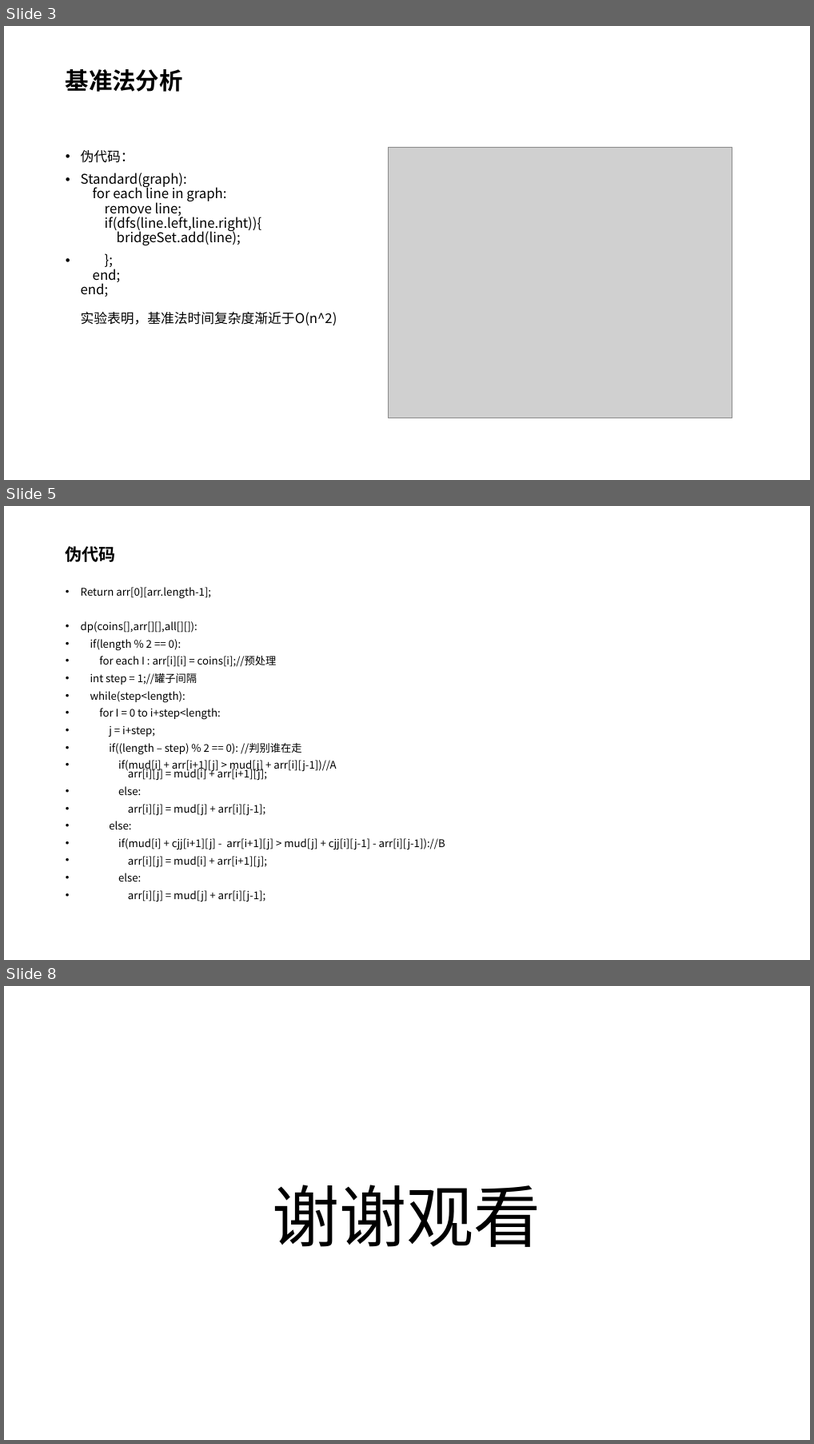
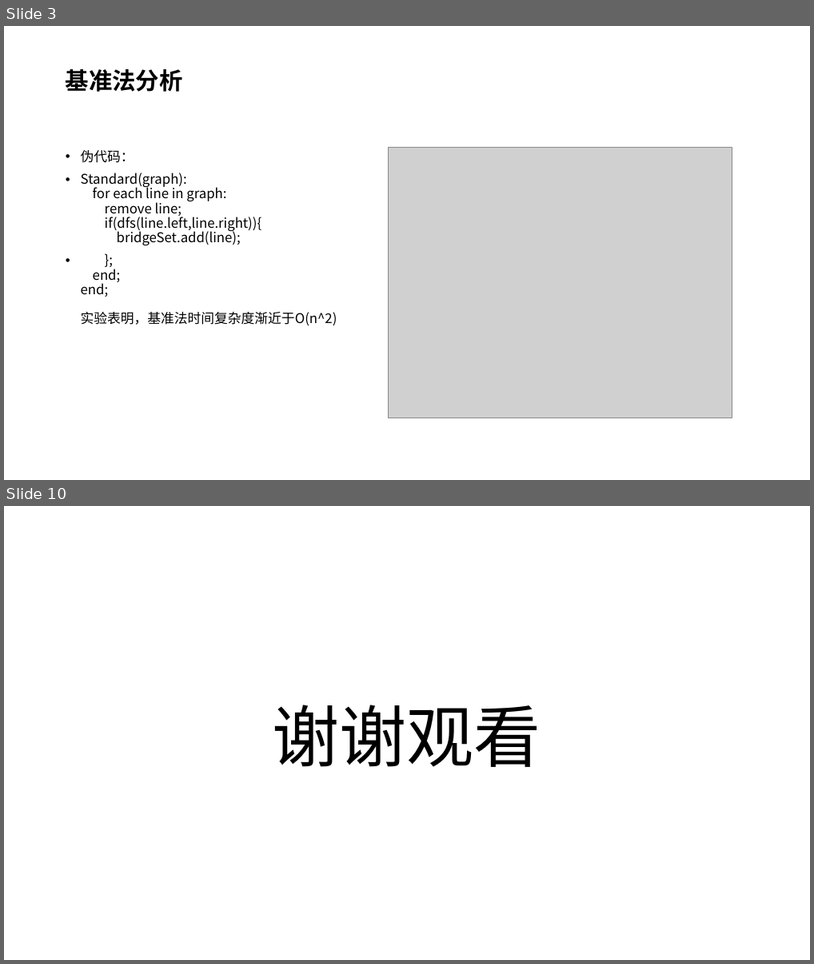
Before and after one commit to VirtualPuffer/Algorithm_Experiment, a slide deck: report/实验5/算法实验05.pptx. Shown one above the other, each under a label of ours: slides 3, 5 and 8 before the commit, slides 3 and 10 after it; the slides between them are not shown. The pictures are 814x1444 and 814x964 pixels, drawn with LibreOffice and Linux fonts; fonts in the diff are those of the drawing; grey boxes stand for pictures. Boxes give left, top, right and bottom in pixels: in the first picture for what was removed or moved away, otherwise in the second. Text is boxed around its words. In the diff, an @@ line names an element or a change of style, - is before the commit and + after.

```diff
--- a/report/实验5/算法实验05.pptx
+++ b/report/实验5/算法实验05.pptx
@@ slide 5 removed at (4,506,810,960), background #FFFFFF @@
@@ title removed at (66,546,116,562) @@
-伪代码
@@ text removed at (81,587,446,901) @@
-• Return arr[0][arr.length-1];
-• dp(coins[],arr[][],all[][]):
-• if(length % 2 == 0):
-• for each I : arr[i][i] = coins[i];//预处理
-• int step = 1;//罐子间隔
-• while(step<length):
-• for I = 0 to i+step<length:
-• j = i+step;
-• if((length – step) % 2 == 0): //判别谁在走
-• if(mud[i] + arr[i+1][j] > mud[j] + arr[i][j-1])//A
-  arr[i][j] = mud[i] + arr[i+1][j];
-• else:
-• arr[i][j] = mud[j] + arr[i][j-1];
-• else:
-• if(mud[i] + cjj[i+1][j] - arr[i+1][j] > mud[j] + cjj[i][j-1] - arr[i][j-1])://B
-• arr[i][j] = mud[i] + arr[i+1][j];
-• else:
-• arr[i][j] = mud[j] + arr[i][j-1];
@@ what was slide 8 is now slide 10 @@
```
Also in this commit, not shown: 1 slide changed, 5 slides added, 2 other slides removed, 3 other files.
